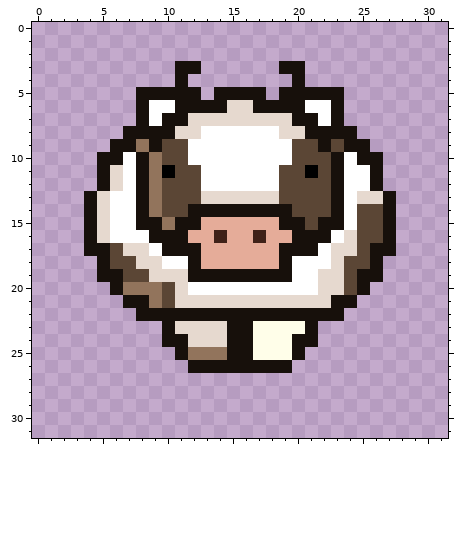
Pixel-art sprite, stored at images/cow.png. Above is the file before it was changed.
The file is 32x32 pixels.
Now the later version:
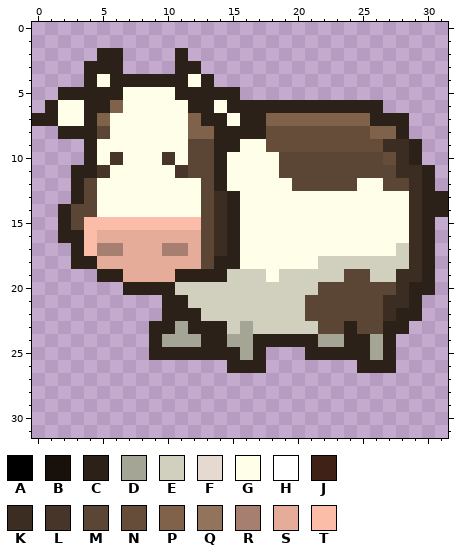
Palette (. is transparent): A #000000  B #17100b  C #2b2118  D #a5a596  E #d1d0bf  F #e6d9cf  G #fffee9  H #ffffff  J #3f2118  K #3b2d22  L #463528  M #5b4635  N #654d3a  P #806149  Q #92745c  R #a77f71  S #e5ac99  T #fcbda8
The edit:
Changed rows in their new state; - is an unchanged pixel.
first column x 0:
 2 -----CC----C--------------------
 3 ----CCC----CC------..-----------
 4 ----CGCCCCCCGC------.-----------
 5 --CCCCCGGGGCCCCC..-.....--------
 6 -CGGCCPGGGGGCCGCCCCCCCCCCCC-----
 7 CCGGCPGGGGGGPCCGCCPPPPPPPPCCC---
 8 --CCCMGGGGGGPPCCCCNNNNNNNNPPC---
 9 ----CGGGGGGGMMCCGGNNNNNNNNNKKC--
10 ----CGLGGGLGMMCGGGGM---MMMMNKC--
11 ---CCLGGGGGL-MCGGGG--M-MMMMMKKC-
12 ---CMGGGGGGGGMCGGGGG---MMGGMMKC-
13 ---CMGGGGGGGGMKCGGGGGGGGGGGGGKCC
14 --CMMGGGGGGGGMKCGGGGGGGGGGGGGKCC
15 --CMTTTTTTTTTMKCGGGGGGGGGGGGGKC-
16 --CCTSSSSSSS-MKCGGGGGGGGGGGGGKC-
17 ---CTRRSSSRRSMKCGGGGGGGGGGGGEKC-
18 ---CCSSSSSSSSMCCGGGGGGEEEEEEEKC-
19 -----CCSSSSCCCCEEEGEEEEE-MEEKKC-
20 ------.CCCCEEEEEEEEEEEMM-MMMKCC-
21 -------...CCEEEEEEEEEMMMMMMKKC--
22 --------..CCCEEEEEEEEMMMMMMKCC--
23 ---------CCDCCCEDEEEEEMMCMMCC---
24 ---------CDDDCCDDCCCCCDDCCDC----
25 ---------CCCCCCCDC...CCCCCDC----
26 ------------...CCC..-----CCC----
Changed places in both pictures, as pixel boxes (x1, y1, x2, y2):
changed: (32, 48, 448, 373)
